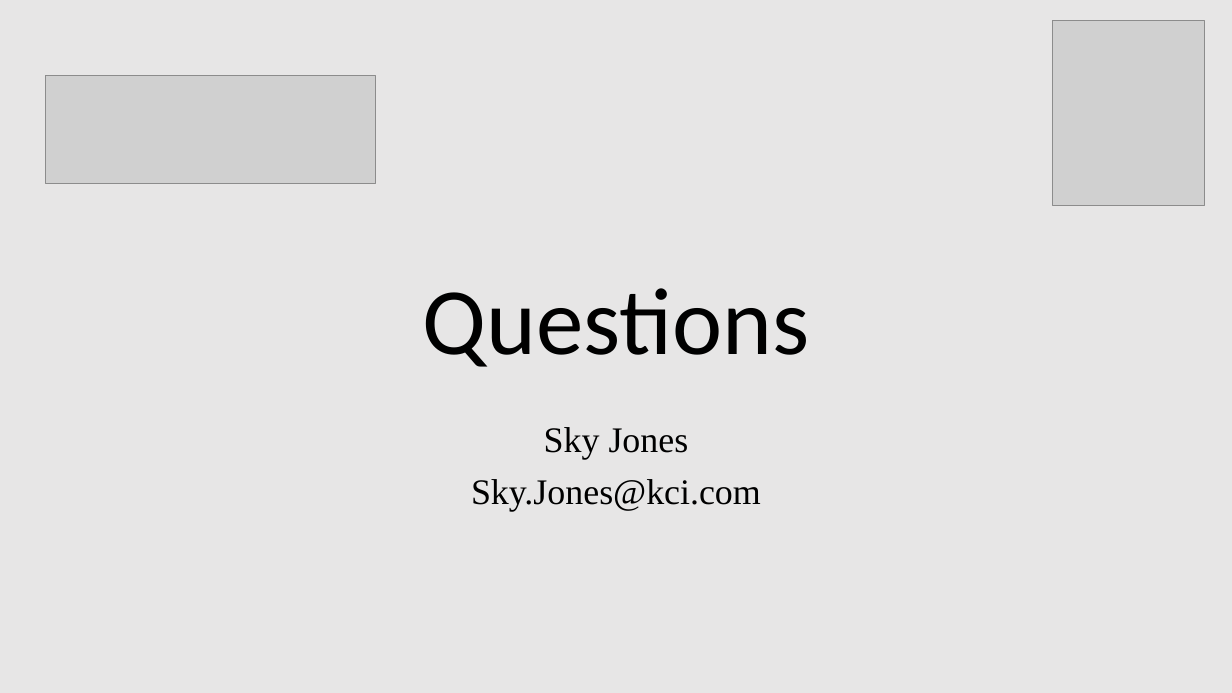
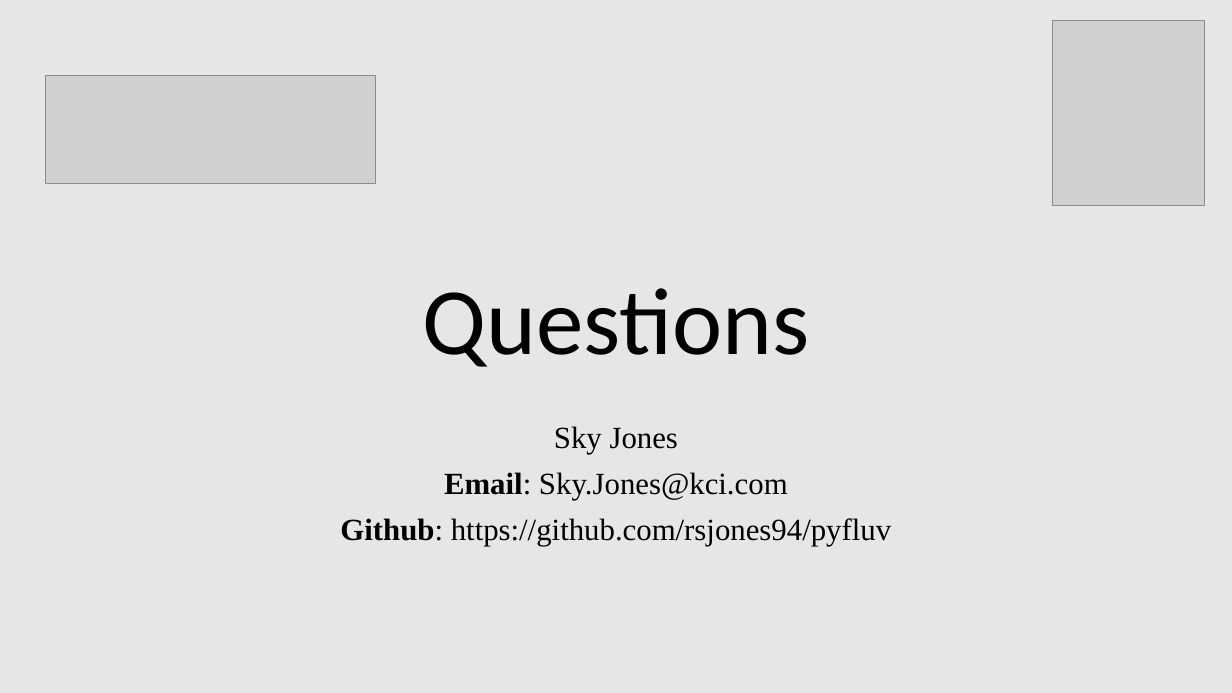
Before and after one commit to rsjones94/presentation-materials, a slide deck: slide 20 of TNAWRA_4-10-2019/jones_randall_pyfluv.pptx. Drawn at 1232x693 pixels with LibreOffice and Linux fonts; fonts in the diff are those of the drawing; grey boxes stand for pictures. Boxes give left, top, right and bottom in pixels: in the first picture for what was removed or moved away, otherwise in the second. Text is boxed around its words. In the diff, an @@ line names an element or a change of style, - is before the commit and + after.

```diff
--- a/TNAWRA_4-10-2019/jones_randall_pyfluv.pptx
+++ b/TNAWRA_4-10-2019/jones_randall_pyfluv.pptx
@@ text at [554,426,678,454]: size 28 to 24 pt in "Sky Jones" @@
@@ text at [340,472,891,546]: text changed; size 28 to 24 pt @@
-Sky.Jones@kci.com
+Email: Sky.Jones@kci.com
+Github: https://github.com/rsjones94/pyfluv
```
Also in this commit, not shown: 1 other slide changed.
